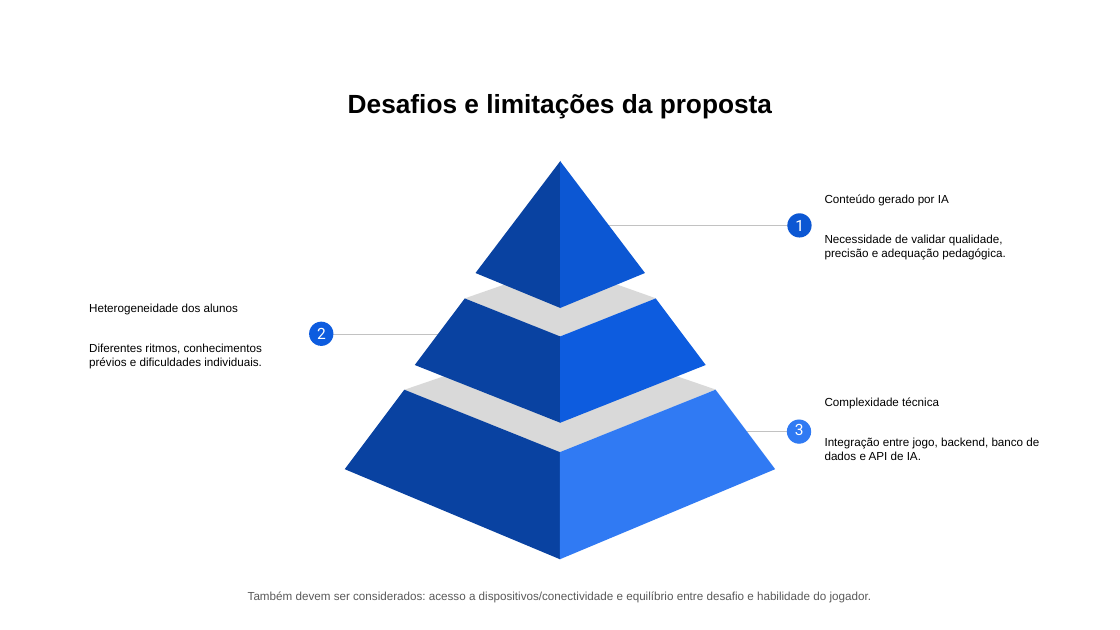
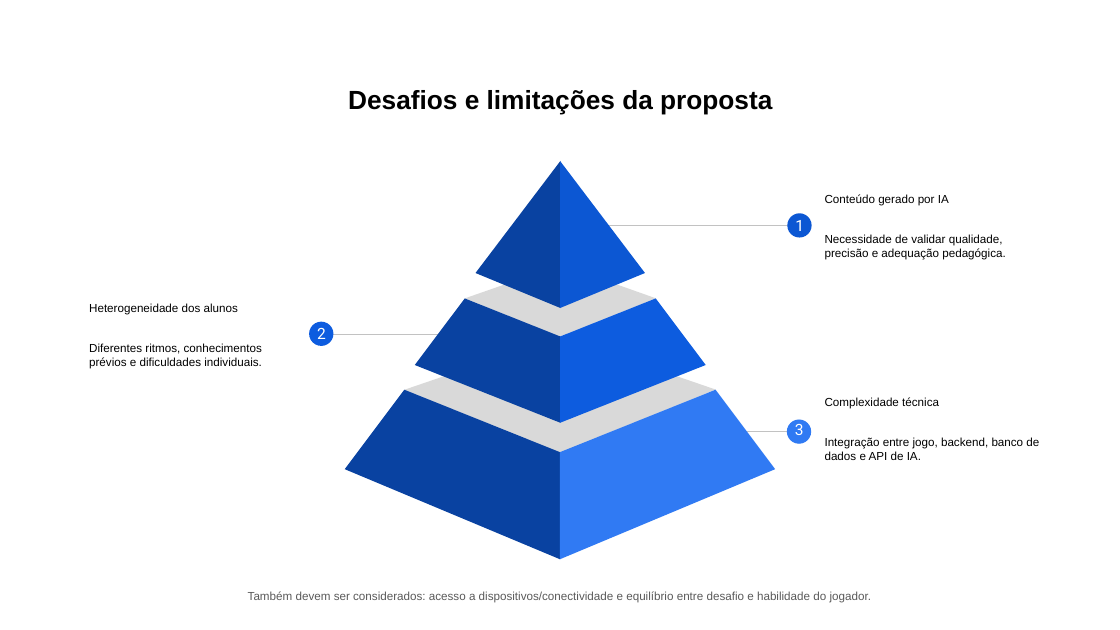
Before and after one commit to VitorFongaro/Reprogrammed, a slide deck: slide 6 of docs/Apresentação - TCC.pptx. Drawn at 1120x630 pixels with LibreOffice and Linux fonts; fonts in the diff are those of the drawing. Boxes give left, top, right and bottom in pixels: in the first picture for what was removed or moved away, otherwise in the second. Text is boxed around its words. In the diff, an @@ line names an element or a change of style, - is before the commit and + after.

```diff
--- a/docs/Apresentação - TCC.pptx
+++ b/docs/Apresentação - TCC.pptx
@@ title "Desafios e limitações da proposta": place and size @@
-title "Desafios e limitações da proposta" at bbox=[348, 94, 772, 118]
+title "Desafios e limitações da proposta" at bbox=[348, 90, 772, 114]
```
Also in this commit, not shown: 3 other slides changed, 1 slide removed, 12 other files.
